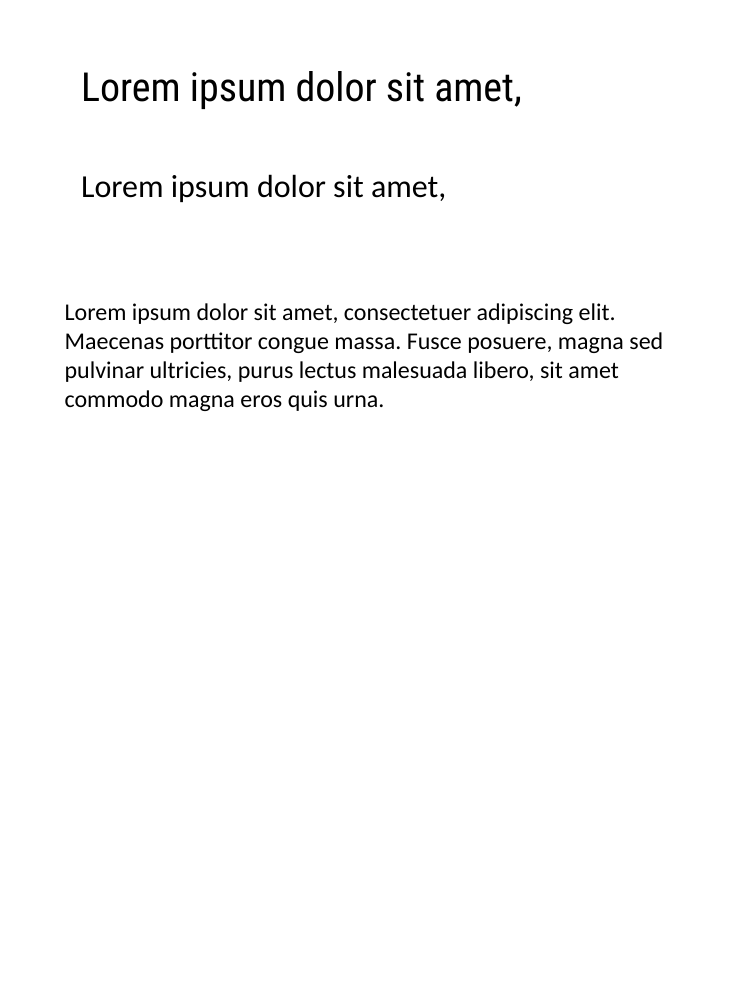
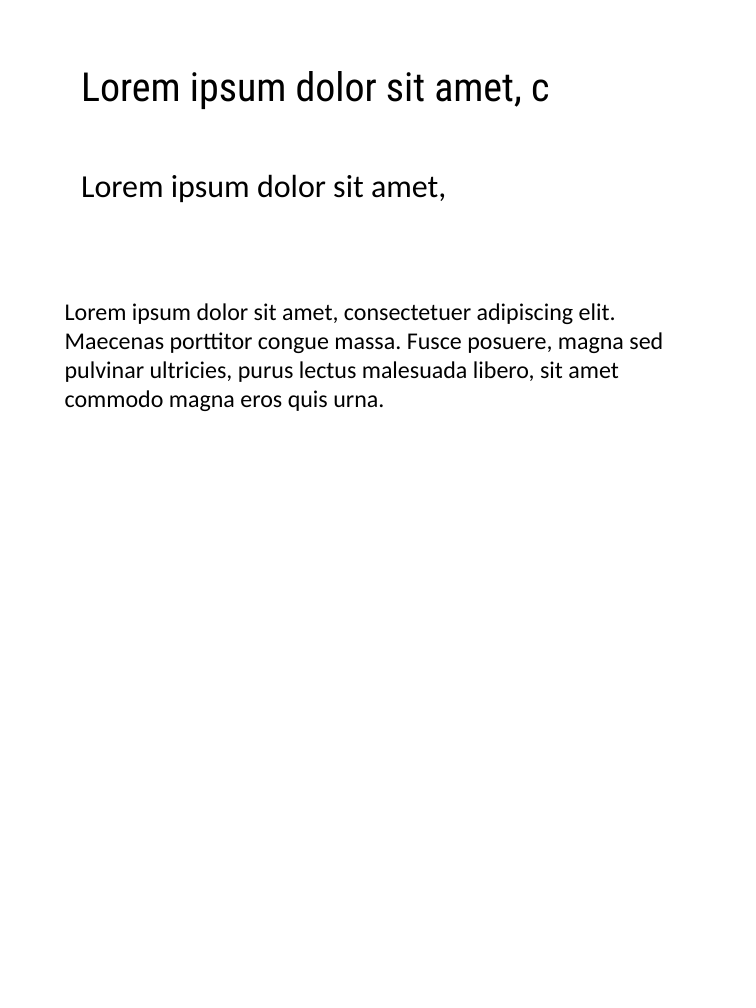
Before and after one commit to andresilveira1980/book-inteligencia-artificial-dio, a slide deck: slide 2 of e-book.pptx. Drawn at 756x1008 pixels with LibreOffice and Linux fonts; fonts in the diff are those of the drawing. Boxes give left, top, right and bottom in pixels: in the first picture for what was removed or moved away, otherwise in the second. Text is boxed around its words. In the diff, an @@ line names an element or a change of style, - is before the commit and + after.

```diff
--- a/e-book.pptx
+++ b/e-book.pptx
@@ text at [81,71,549,109]: text changed @@
-Lorem ipsum dolor sit amet,
+Lorem ipsum dolor sit amet, c
```
Also in this commit, not shown: 4 other slides changed, 5 slides added.
